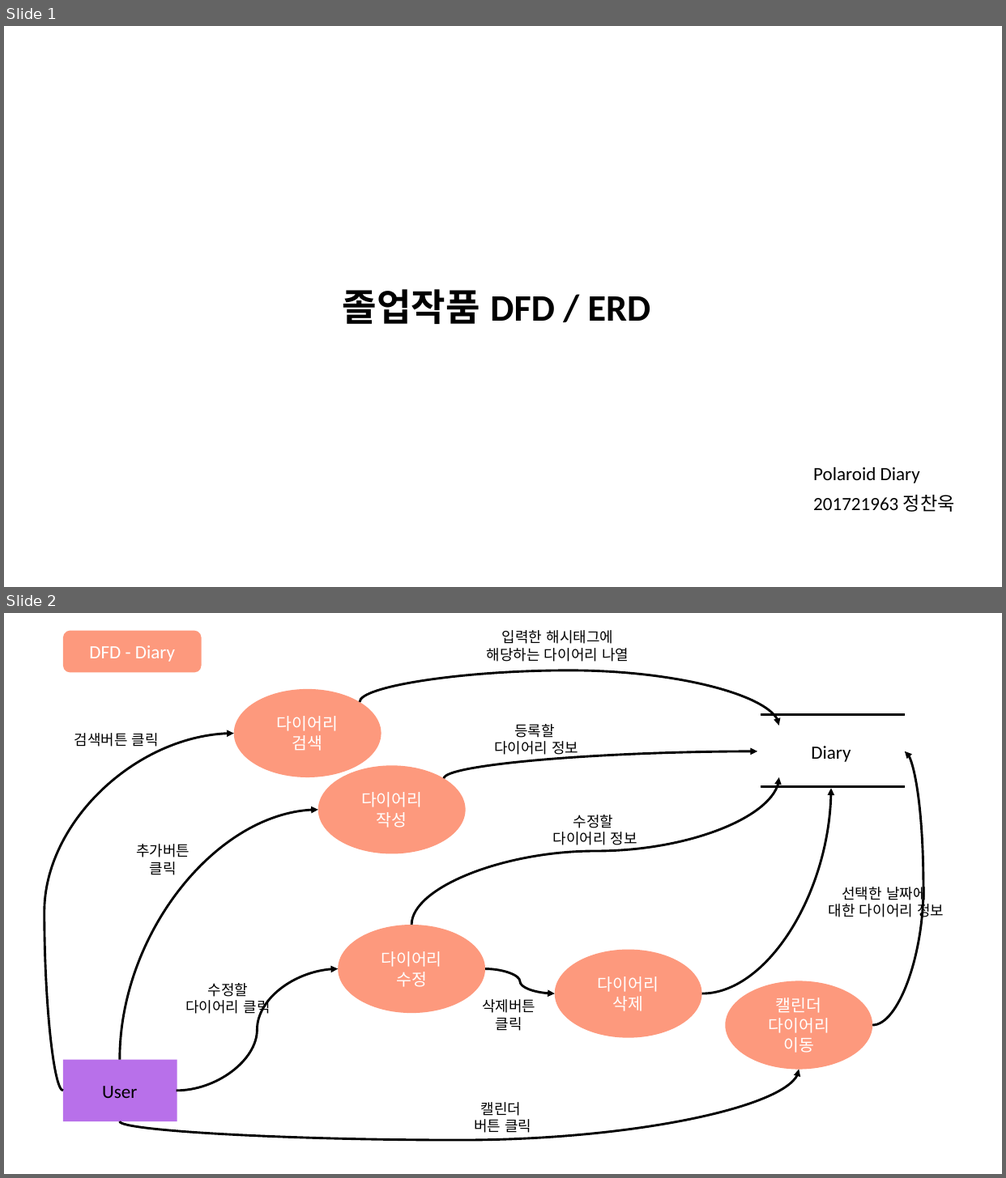
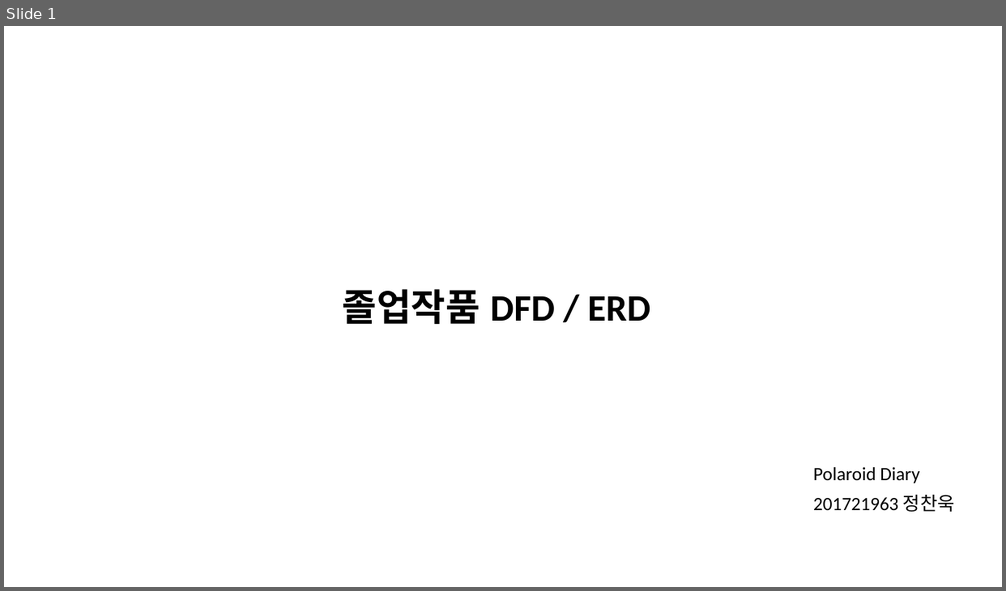
Before and after one commit to chaeHaram/University, a slide deck: 4-1/소프트웨어 종합설계/10주차/졸업작품 DFD : ERD.pptx. Shown one above the other, each under a label of ours: slides 1 and 2 before the commit, slide 1 after it. The pictures are 1006x1178 and 1006x591 pixels, drawn with LibreOffice and Linux fonts; fonts in the diff are those of the drawing. Boxes give left, top, right and bottom in pixels: in the first picture for what was removed or moved away, otherwise in the second. Text is boxed around its words. In the diff, an @@ line names an element or a change of style, - is before the commit and + after.

```diff
--- a/4-1/소프트웨어 종합설계/10주차/졸업작품 DFD : ERD.pptx
+++ b/4-1/소프트웨어 종합설계/10주차/졸업작품 DFD : ERD.pptx
@@ slide 2 removed at bbox=[4, 613, 1002, 1174], background #FFFFFF @@
@@ rounded rectangle removed at bbox=[63, 630, 202, 672] @@
-DFD - Diary
@@ text removed at bbox=[487, 630, 629, 662] @@
-입력한 해시태그에
-해당하는 다이어리 나열
@@ curved arrow removed from (360, 702) to (779, 726) @@
@@ ellipse removed at bbox=[234, 689, 381, 777] @@
-다이어리 검색
@@ curved arrow removed from (63, 1091) to (234, 734) @@
@@ text removed at bbox=[74, 733, 159, 747] @@
-검색버튼 클릭
@@ text removed at bbox=[494, 724, 578, 758] @@
-등록할
-다이어리 정보
@@ ellipse removed at bbox=[758, 715, 906, 788] @@
-Diary
@@ line removed from (761, 715) to (905, 715) @@
@@ curved arrow removed from (444, 778) to (758, 752) @@
@@ curved arrow removed from (872, 1025) to (905, 752) @@
@@ ellipse removed at bbox=[318, 766, 466, 854] @@
-다이어리 작성
@@ curved arrow removed from (412, 925) to (779, 777) @@
@@ curved arrow removed from (702, 994) to (831, 788) @@
@@ line removed from (761, 786) to (905, 786) @@
@@ curved arrow removed from (120, 1060) to (318, 810) @@
@@ text removed at bbox=[553, 815, 637, 849] @@
-수정할
-다이어리 정보
@@ text removed at bbox=[136, 844, 189, 875] @@
-추가버튼
-클릭
@@ text removed at bbox=[829, 884, 944, 921] @@
-선택한 날짜에
-대한 다이어리 정보
@@ ellipse removed at bbox=[338, 925, 485, 1013] @@
-다이어리 수정
@@ ellipse removed at bbox=[555, 950, 702, 1038] @@
-다이어리 삭제
@@ curved arrow removed from (177, 1091) to (338, 969) @@
@@ curved arrow removed from (485, 969) to (555, 994) @@
@@ text removed at bbox=[185, 983, 270, 1017] @@
-수정할
-다이어리 클릭
@@ text removed at bbox=[482, 999, 535, 1031] @@
-삭제버튼
-클릭
@@ ellipse removed at bbox=[726, 982, 873, 1070] @@
-캘린더
-다이어리 이동
@@ rectangle removed at bbox=[63, 1060, 177, 1122] @@
@@ ellipse removed at bbox=[63, 1060, 177, 1122] @@
-User
@@ curved arrow removed from (120, 1122) to (799, 1070) @@
@@ text removed at bbox=[474, 1102, 531, 1133] @@
-캘린더
-버튼 클릭
```
Also in this commit, not shown: 1 slide changed, 1 slide added, 1 other slide removed, 4 other files.
